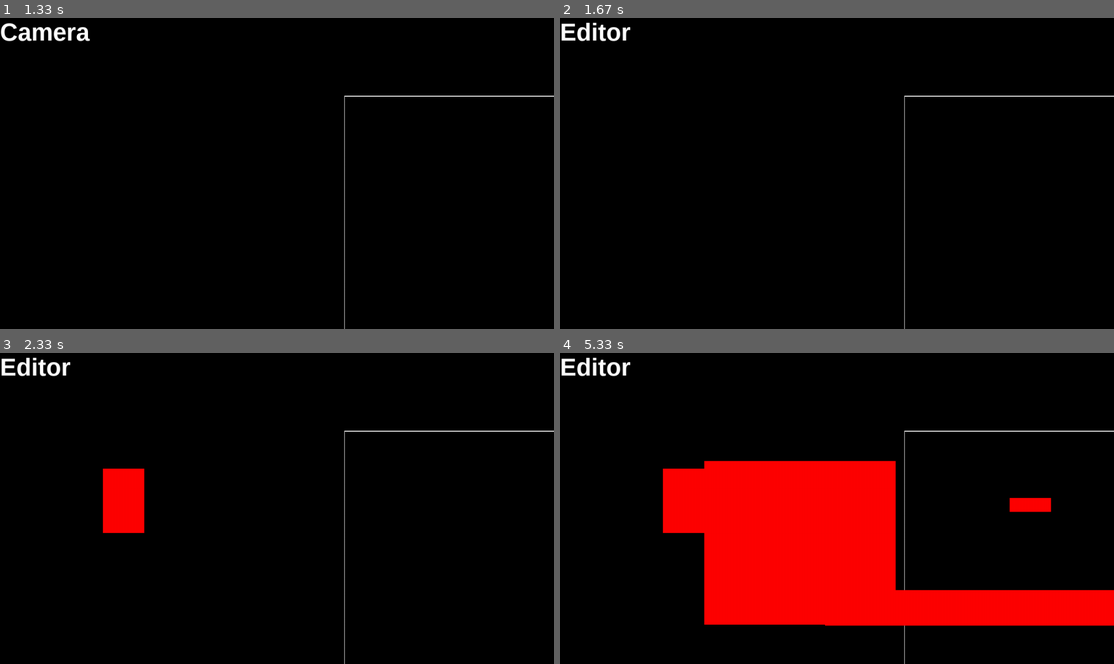
Above: before the commit, frames 1-4 (two rows, left to right).
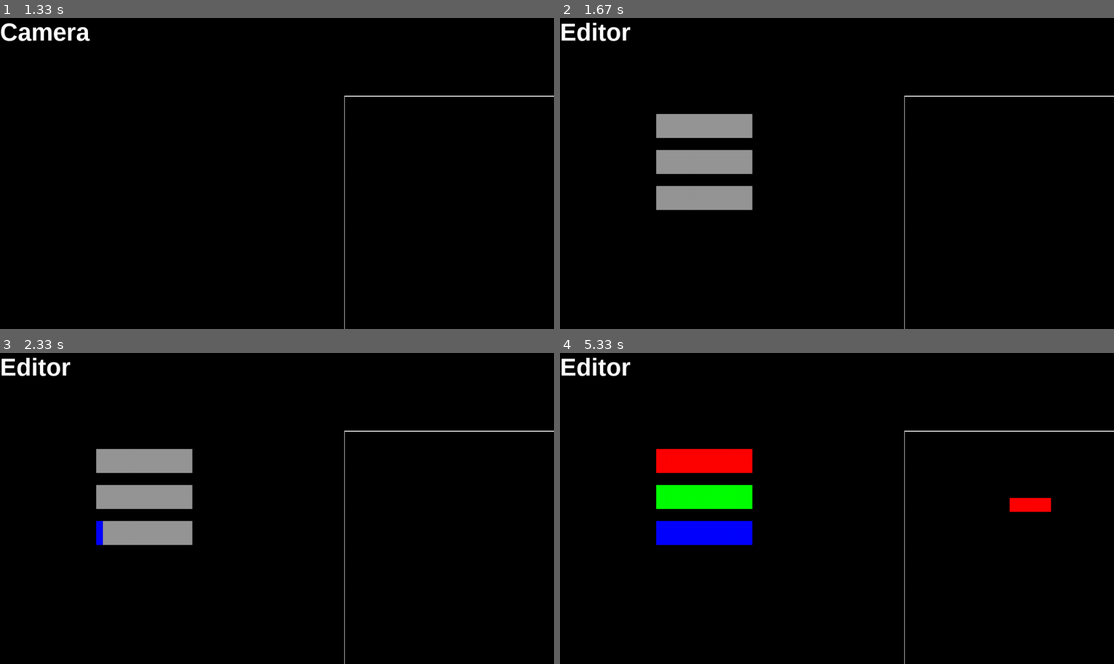
Above: after the commit, the same moments.

Repository: EvannBerthou/PygamePlatformer
Game: pygame game, started from editor.py
The game is run twice, just before and just after one commit, with the same random seed, the same clock (stepped at 60 frames per second) and the same inputs.
Inputs (mouse positions are in pixels of both pictures, inside the frame that each line leads up to):
- Up to frame 1 (1.33 s): press the mouse at (144, 176) at 0.37 s; move the mouse to (238, 207) at 0.47 s; release the mouse at (332, 241) at 0.6 s; press the mouse at (144, 176) at 0.7 s; move the mouse to (238, 213) at 0.8 s; release the mouse at (326, 251) at 0.93 s; press the mouse at (144, 176) at 1.03 s; move the mouse to (243, 170) at 1.13 s; release the mouse at (343, 161) at 1.27 s
- Up to frame 2 (1.67 s): tap Tab at 1.33 s
- Up to frame 3 (2.33 s): press the mouse at (144, 533) at 1.7 s; move the mouse to (121, 499) at 1.8 s; release the mouse at (105, 468) at 1.93 s; click (116, 449) at 2.05 s
- Up to frame 4 (5.33 s): press the mouse at (676, 449) at 2.37 s; move the mouse to (654, 440) at 2.47 s; release the mouse at (632, 433) at 2.6 s; press the mouse at (654, 440) at 2.7 s; move the mouse to (842, 471) at 2.8 s; release the mouse at (1030, 505) at 2.93 s; press the mouse at (704, 496) at 3.03 s; move the mouse to (848, 514) at 3.13 s; release the mouse at (997, 533) at 3.27 s; press the mouse at (704, 496) at 3.37 s; move the mouse to (692, 499) at 3.47 s; release the mouse at (676, 502) at 3.6 s; press the mouse at (704, 533) at 3.7 s; move the mouse to (776, 576) at 3.8 s; release the mouse at (848, 620) at 3.93 s; press the mouse at (704, 496) at 4.53 s; move the mouse to (737, 524) at 4.63 s; release the mouse at (776, 552) at 4.77 s; press the mouse at (704, 461) at 4.87 s; move the mouse to (798, 542) at 4.97 s; release the mouse at (897, 623) at 5.1 s

Frame 1 is identical in both runs. In frame 2, 4.1% of the frame differs, in the area x 17-35%, y 30-62%; in frame 3, 4.7%; in frame 4, 25%, in the area x 17-100%, y 30-88%.

Commit message:
(#36) Added Slider UI

Diff:
--- a/UI.py
+++ b/UI.py
@@ -1,20 +1,75 @@
+import pygame
+
 class UIManager:
-    elements = []
+    def __init__(self):
+        self.elements = []
+        self.selected = -1
 
-    def add(element):
-        if element in UIManager.elements:
+    def add(self, element):
+        if element in self.elements:
             raise ValueError(f'{element} is already in the list')
 
-        UIManager.elements.append(element)
+        self.elements.append(element)
         print('New UI Element added')
+
+    def update(self, mouse_position, mouse_pressed):
+        for i,el in enumerate(self.elements):
+            if el.is_hovered(mouse_position) and mouse_pressed:
+                self.selected = i
+                break
+        else:
+            self.selected = -1
+
+        if self.selected != -1:
+            self.elements[self.selected].update(mouse_position, (mouse_pressed, 0))
+
+    def draw(self, surface):
+        for el in self.elements:
+            el.draw(surface)
 
 class UIElement:
     def __init__(self, x,y):
         self.x, self.y = x,y
-        UIManager.add(self)
 
     def draw(self, surface):
         raise NotImplementedError("UI Element draw")
 
     def update(self):
         raise NotImplementedError("UI Element draw")
+
+class Slider(UIElement):
+    def __init__(self, x,y,w,h, min_value,max_value, bg_color, fg_color):
+        super().__init__(x,y)
+        self.w,self.h = w,h
+        self.min_value, self.max_value = min_value, max_value
+        self.value = self.max_value
+        self.draw_w = 0
+        self.rect = pygame.Rect(self.x, self.y, self.w, self.h)
+        self.w_ratio = self.w / self.max_value
+        self.bg_color = bg_color
+        self.fg_color = fg_color
+
+        if self.min_value > self.max_value:
+            raise ValueError(f"Min value can't be superior to max value : {self}")
+
+    def draw(self, surface):
+        pygame.draw.rect(surface, self.bg_color, self.rect)
+        pygame.draw.rect(surface, self.fg_color, (self.x, self.y, self.draw_w, self.h))
+
+    #Update is only called when the UI Element is the selected one
+    def update(self, mouse_position, mouse_pressed):
+        if mouse_pressed[0]:
+            #normalize
+            x = (mouse_position[0] - self.x) / self.w
+
+            #clamp self.draw_w in [0, self.w]
+            self.draw_w = max(0, min(x * self.w, self.w))
+
+            #denormalize
+            self.value = (x * (self.max_value - self.min_value) + self.min_value)
+
+            #clamp self.value in [self.min_value; self.max_value]
+            self.value = max(self.min_value, min(self.value, self.max_value))
+
+    def is_hovered(self, mouse_position):
+        return self.rect.collidepoint(mouse_position)
--- a/editor.py
+++ b/editor.py
@@ -1,7 +1,10 @@
 import pygame
 from pygame.locals import *
 
+import UI
+
 DESING_W, DESING_H = 1920,1080
+
 
 pygame.font.init()
 
@@ -98,6 +101,11 @@
         self.rects = []
         self.selected_rect = -1
 
+        self.UIManager = UI.UIManager()
+        self.UIManager.add(UI.Slider(200,200,200,50,0,255, (150,150,150), (255,0,0)))
+        self.UIManager.add(UI.Slider(200,275,200,50,0,255, (150,150,150), (0,255,0)))
+        self.UIManager.add(UI.Slider(200,350,200,50,0,255, (150,150,150), (0,0,255)))
+
     def run(self):
         while self.running:
             tick = self.clock.tick(60)
@@ -115,6 +123,7 @@
                     if self.mode == MODE.Camera:
                         self.camera.event_zoom(event)
                     if self.mode == MODE.Editor:
+                        self.UIManager.update(mouse_position, event.button == 1)
                         self.selected_rect = self.inside_rect(mouse_position)
                         if self.selected_rect > -1:
                             pygame.mouse.get_rel()
@@ -126,6 +135,7 @@
                     if self.mode == MODE.Camera:
                         self.camera.event_zoom(event)
                     if self.mode == MODE.Editor:
+                        self.UIManager.selected = -1
                         if self.rect_started:
                             self.create_rect(self.camera.screen_to_world(mouse_position))
                             self.rect_started = False
@@ -183,6 +193,10 @@
                 self.camera.y += dy * (1 / self.camera.zoom)
 
             #UPDATE
+            if self.UIManager.selected != -1:
+                self.UIManager.elements[self.UIManager.selected].update(mouse_position, mouse_pressed)
+                self.rect_started = 0
+                self.selected_rect = -1
 
             #DRAW
             self.camera.draw_rect(self.blitting_surface, (250,250,250), (0,0, DESING_W, DESING_H), 2)
@@ -201,6 +215,10 @@
 
             blit = pygame.transform.scale(self.blitting_surface, (self.w, self.h))
             self.win.blit(blit, blit.get_rect())
+
+            if self.mode == MODE.Editor:
+                self.UIManager.draw(self.win)
+
             self.win.blit(self.mode_text,(0,0))
             pygame.display.update()
 
